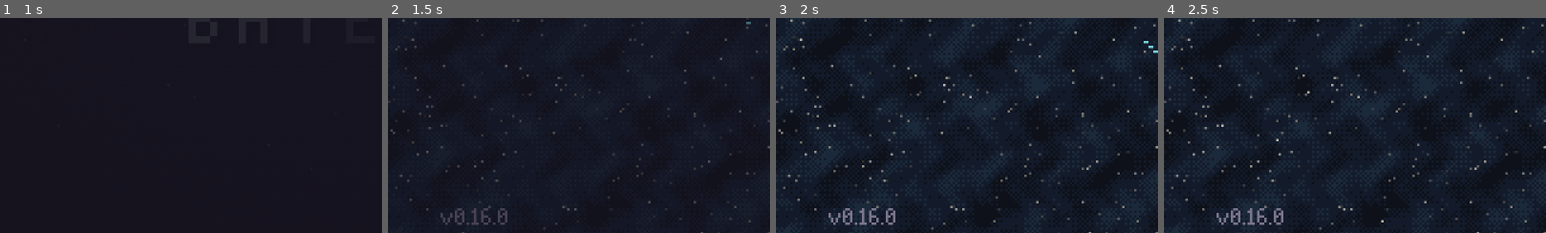
Above: before the commit, frames 1-4 (left to right).
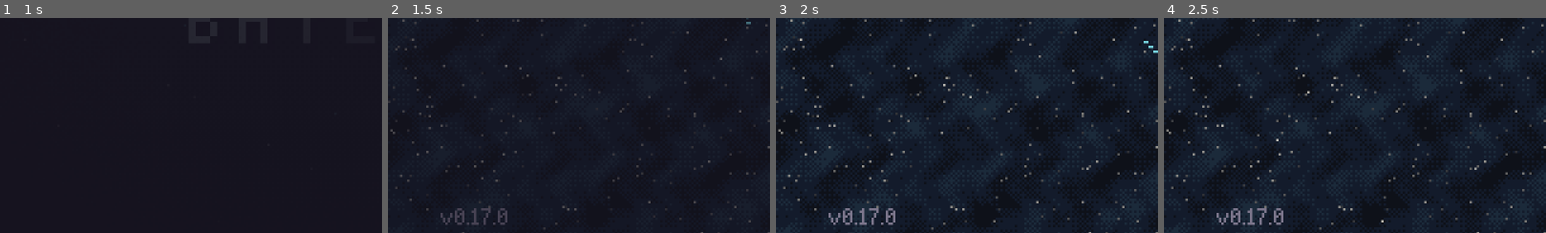
Above: after the commit, the same moments.

Repository: rodriguezric/protektor-jrpg
Game: Godot game, scene res://scenes/shell.tscn
Two runs of this game, one before a commit and one after it. Both use one fixed random seed, a clock stepped at 60 frames per second and the inputs below.
Inputs (mouse positions are % of the whole screen's width and height, from its top left):
- Up to frame 1 (1 s): tap Enter at 0.5 s; move the mouse to (72, 45) at 0.52 s; hold Right (right) from 0.53 s (still down); hold Z (accept) from 0.53 s (still down); click (72, 45) at 0.67 s; tap Space at 0.77 s; tap Shift (run) at 0.8 s
- Up to frame 2 (1.5 s): release Right (right) at 1.25 s; release Z (accept) at 1.25 s; drag from (30, 55) to (45, 70) at 1.27 s
- Up to frame 3 (2 s): no input
- Up to frame 4 (2.5 s): move the mouse to (60, 28) at 2.02 s; hold Right (right) from 2.03 s (still down); hold Z (accept) from 2.03 s (still down); tap Shift (run) at 2.3 s
The pictures show only the part of the screen within x 0-50%, y 49-99%; the shares and areas given below are measured in that part.

Frame 1 is identical in both runs. In frame 2, 0.1% of the frame differs, in the area x 24-27%, y 88-97%; in frame 3, 0.1%; in frame 4, 0.1%.

Commit message:
bugfix_training_selection_mobile

Diff:
--- a/project.godot
+++ b/project.godot
@@ -11,7 +11,7 @@
 [application]
 
 config/name="Protektor: Children of the Void"
-config/version="0.16.0"
+config/version="0.17.0"
 run/main_scene="res://scenes/shell.tscn"
 config/features=PackedStringArray("4.6")
 run/flush_stdout_on_print=true
--- a/scripts/touch_controls.gd
+++ b/scripts/touch_controls.gd
@@ -40,8 +40,8 @@
 ## do nothing, so a thumb that just misses never becomes a confirm.
 const GUARD := 0.07
 ## Screens that are steered with arrows rather than tapped.
-## (The title and the star map are tapped directly, so they aren't here.)
-const ARROW_SCREENS := ["Training", "SlotScreen", "AchievementsScreen", "NameEntry", "Escape", "Workshop", "PilotStatus"]
+## (The title, the star map and training are tapped directly, so they aren't here.)
+const ARROW_SCREENS := ["SlotScreen", "AchievementsScreen", "NameEntry", "Escape", "Workshop", "PilotStatus"]
 
 var active := false
 var alpha := 0.0
--- a/scripts/training.gd
+++ b/scripts/training.gd
@@ -14,6 +14,7 @@
 var info_desc: Label
 var info_tiers: Label
 var credits_l: Label
+var help: Label
 
 
 func _init() -> void:
@@ -58,8 +59,8 @@
 	info_tiers = Art.label("", Pal.SYNC)
 	info_tiers.position = Vector2(6, 40)
 	ib.add_child(info_tiers)
-	var help := Art.label("Z select  X back", Pal.TEXT_DIM)
-	help.position = Vector2(140, 6)
+	help = Art.label("", Pal.TEXT_DIM)
+	help.position = Vector2(132, 6)
 	add_child(help)
 	_update_info()
 
@@ -67,14 +68,43 @@
 func _process(delta: float) -> void:
 	t += delta
 	credits_l.text = str(Game.credits())
+	help.text = "Tap a module, tap again" if Game.touch_active else "Z select  X back"
 	drawer.queue_redraw()
+
+
+func _module_pos(i: int) -> Vector2:
+	var m: Dictionary = Data.TRAINING[Data.TRAINING_MODULES[i]]
+	return m.pos + Vector2(0, sin(t * 1.5 + i) * 1.5)
+
+
+func tap(p: Vector2) -> bool:
+	## Touch: tap a module to select it, tap it again to pick a tier. Taps
+	## that miss every module are still taken, so they never confirm by
+	## accident. The label and tier pips below each hologram count too.
+	var best := -1
+	var best_d := 26.0
+	for i in Data.TRAINING_MODULES.size():
+		var c := _module_pos(i) + Vector2(0, 12)
+		var d := p.distance_to(c)
+		if d < best_d and absf(p.x - c.x) < 22.0:
+			best_d = d
+			best = i
+	if best < 0:
+		return true
+	if best == sel:
+		TouchControls.confirm()
+	else:
+		sel = best
+		Sfx.play("blip")
+		_update_info()
+	return true
 
 
 func _draw_map() -> void:
 	for i in Data.TRAINING_MODULES.size():
 		var id: String = Data.TRAINING_MODULES[i]
 		var m: Dictionary = Data.TRAINING[id]
-		var pos: Vector2 = m.pos + Vector2(0, sin(t * 1.5 + i) * 1.5)
+		var pos := _module_pos(i)
 		var d := 30 if i == sel else 24
 		# hologram: the planet in sync-light, with scanlines
 		var tex := Art.planet(m.tex, d, int(t * 4.0 + i * 5))
@@ -117,6 +147,8 @@
 
 func run() -> Dictionary:
 	await get_tree().process_frame
+	# modules can be tapped while choosing (not during the tier menu)
+	add_to_group("tap_targets")
 	while true:
 		await get_tree().process_frame
 		var old := sel
@@ -126,12 +158,15 @@
 			sel = (sel - 1 + Data.TRAINING_MODULES.size()) % Data.TRAINING_MODULES.size()
 		elif Input.is_action_just_pressed("cancel"):
 			Sfx.play("cancel")
+			remove_from_group("tap_targets")
 			return {}
 		elif Input.is_action_just_pressed("accept"):
 			Sfx.play("confirm")
+			remove_from_group("tap_targets")
 			var tier := await _pick_tier()
 			if tier >= 0:
 				return {"module": Data.TRAINING_MODULES[sel], "tier": tier}
+			add_to_group("tap_targets")
 		if old != sel:
 			Sfx.play("blip")
 			_update_info()
--- a/tools/autotest.gd
+++ b/tools/autotest.gd
@@ -455,6 +455,35 @@
 		await _touch_tap(row, 0.3)
 		await _touch_tap(row, 2.0)
 	print("[screens] deployed to: %s" % res.pick)
+	# training: tap a module, tap it again, tap a tier (no stick, B for back)
+	for c in main.cine_layer.get_children():
+		c.queue_free()
+	main.fade_rect.color.a = 0.0
+	var tr := Training.new()
+	main.cine_layer.add_child(tr)
+	var tres := {"pick": null}
+	var go_tr := func() -> void:
+		tres.pick = await tr.run()
+	go_tr.call()
+	await wait(0.6)
+	await window_shot("touch_training")
+	print("[screens] training: slot='%s' hidden=%s stick blocked=%s" % [tc.slot_mode, tc.hidden_ids, tc.joy_blocked])
+	var tb := tr.sel
+	var tt := (tb + 1) % Data.TRAINING_MODULES.size()
+	await _touch_tap(sh.to_window(tr._module_pos(tt)), 0.3)
+	print("[screens] tap a module: selected %s -> %s (want %s)" % [tb, tr.sel, tt])
+	await _touch_tap(sh.to_window(Vector2(300, 100)), 0.3)   # empty space: nothing
+	print("[screens] tap empty space: still %s" % tr.sel)
+	await _touch_tap(sh.to_window(tr._module_pos(tr.sel)), 0.5)
+	var tmenus := get_tree().get_nodes_in_group("tap_targets").filter(func(n): return n is Menu)
+	print("[screens] tap it again: tier menu open=%s slot='%s'" % [not tmenus.is_empty(), tc.slot_mode])
+	await window_shot("touch_training_tiers")
+	if not tmenus.is_empty():
+		var tm: Menu = tmenus[0]
+		var trow := sh.to_window(tm.get_global_rect().position + tm._slot(0) + Vector2(12, 4))
+		await _touch_tap(trow, 0.3)
+		await _touch_tap(trow, 0.5)
+	print("[screens] training pick: %s (want module %s tier 0)" % [tres.pick, Data.TRAINING_MODULES[tt]])
 	get_tree().quit()
 
 
